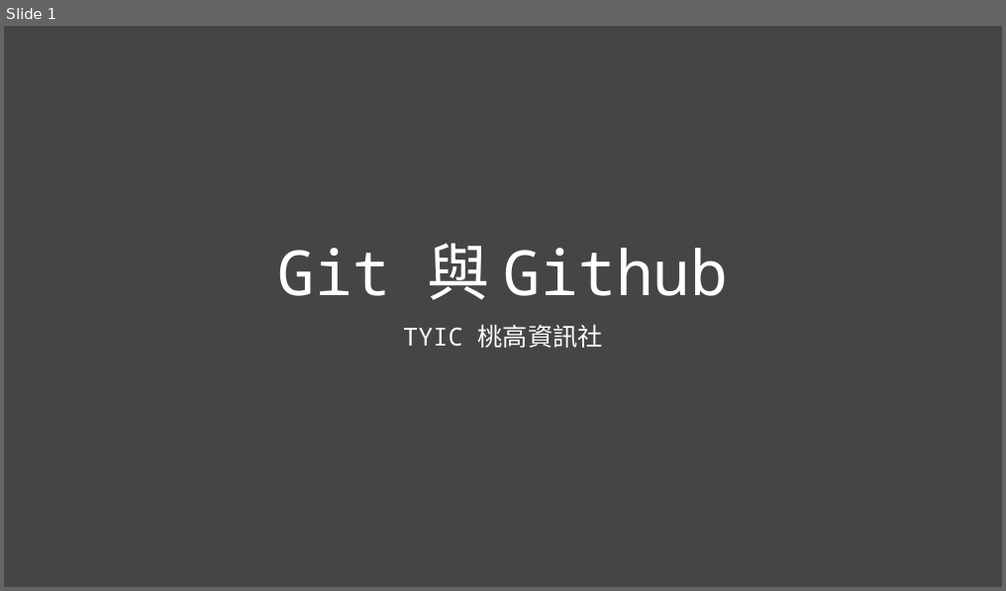
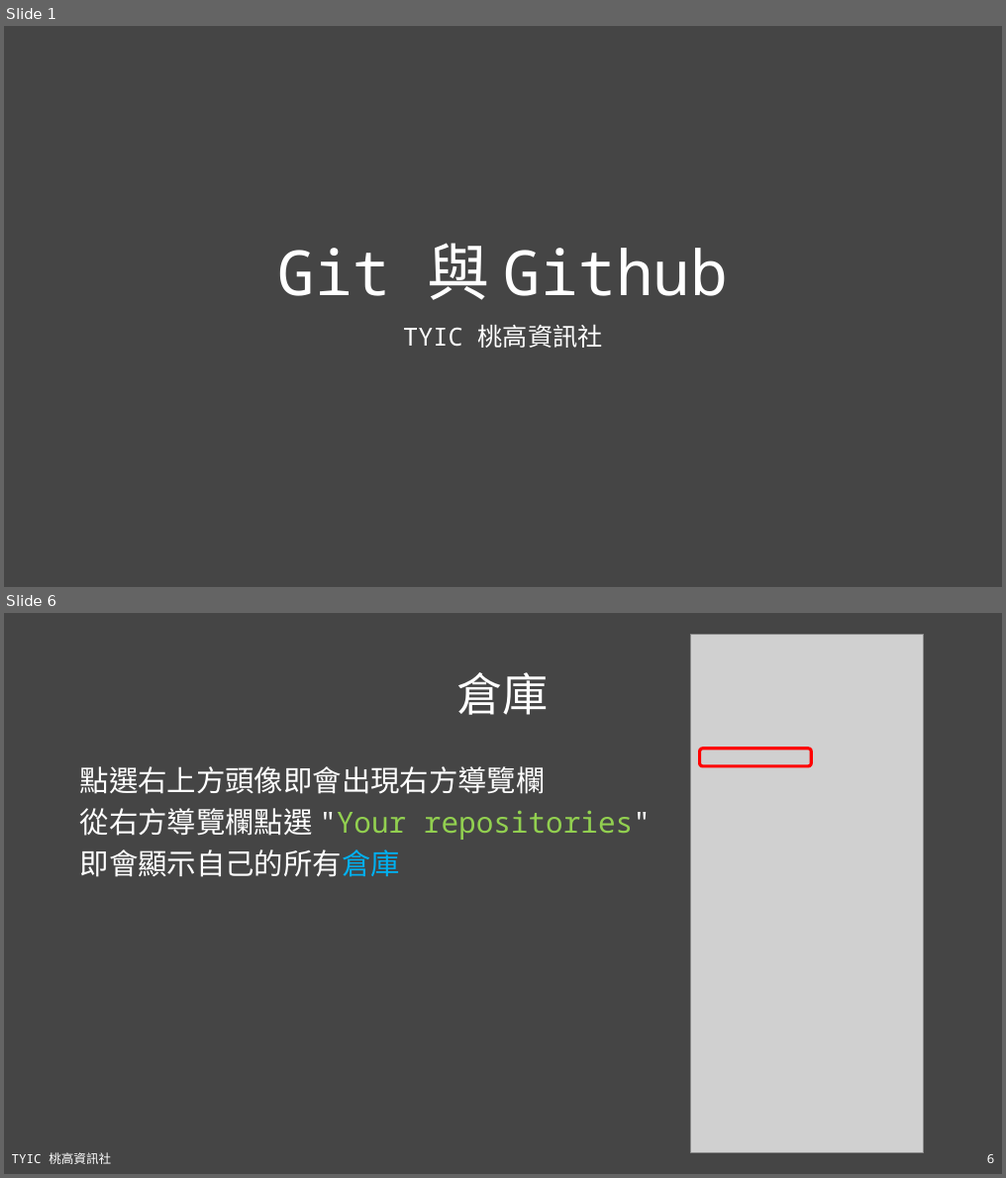
Before and after one commit to TYSHIC/slides, a slide deck: ppt/16_Git 與 Github.pptx. Shown one above the other, each under a label of ours: slide 1 before the commit, slides 1 and 6 after it; the slides between them are not shown. The pictures are 1006x591 and 1006x1178 pixels, drawn with LibreOffice and Linux fonts; fonts in the diff are those of the drawing; grey boxes stand for pictures. Boxes give left, top, right and bottom in pixels: in the first picture for what was removed or moved away, otherwise in the second. Text is boxed around its words. In the diff, an @@ line names an element or a change of style, - is before the commit and + after.

```diff
--- a/ppt/16_Git 與 Github.pptx
+++ b/ppt/16_Git 與 Github.pptx
@@ slide 6 added at (4, 613, 1002, 1174), background #454545 @@
@@ picture added at (691, 635, 924, 1154) @@
@@ title added at (457, 672, 548, 715), 44 pt, text #FFFFFF @@
+倉庫
@@ rounded rectangle added at (699, 749, 811, 766), outline #FF0000 3 pt @@
@@ text added at (80, 766, 650, 877), 28 pt, text #FFFFFF @@
+點選右上方頭像即會出現右方導覽欄
+從右方導覽欄點選 "Your repositories"
+即會顯示自己的所有倉庫
@@ text added at (12, 1153, 111, 1164), 12 pt, text #FFFFFF @@
+TYIC 桃高資訊社
@@ page number added at (987, 1155, 995, 1163), 12 pt, text #FFFFFF @@
+6
```
Also in this commit, not shown: 1 slide changed, 3 other slides added, 1 slide removed, 2 other files.
